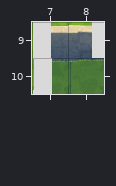
Level history. Tiled map (JSON): Assets/tileset/levels/level-14-present.json. The picture above was drawn from the file before the commit.
Cells are 128x128 px. Shown: x 7..8, y 9..10.
After the commit:
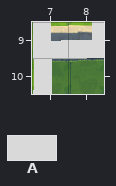
Key: from "tileset": A 35 "box2".
Objects are placed by their top-left corner, in cells (3,4 is the top-left corner of cell 3,4); size is 1x1 cell unless given.
Changes in this commit:
--- layer "obs"
+A "box2" at 7.8,9.5 size 1x0.5
+A "box2" at 7.5,9.5 size 1x0.5
